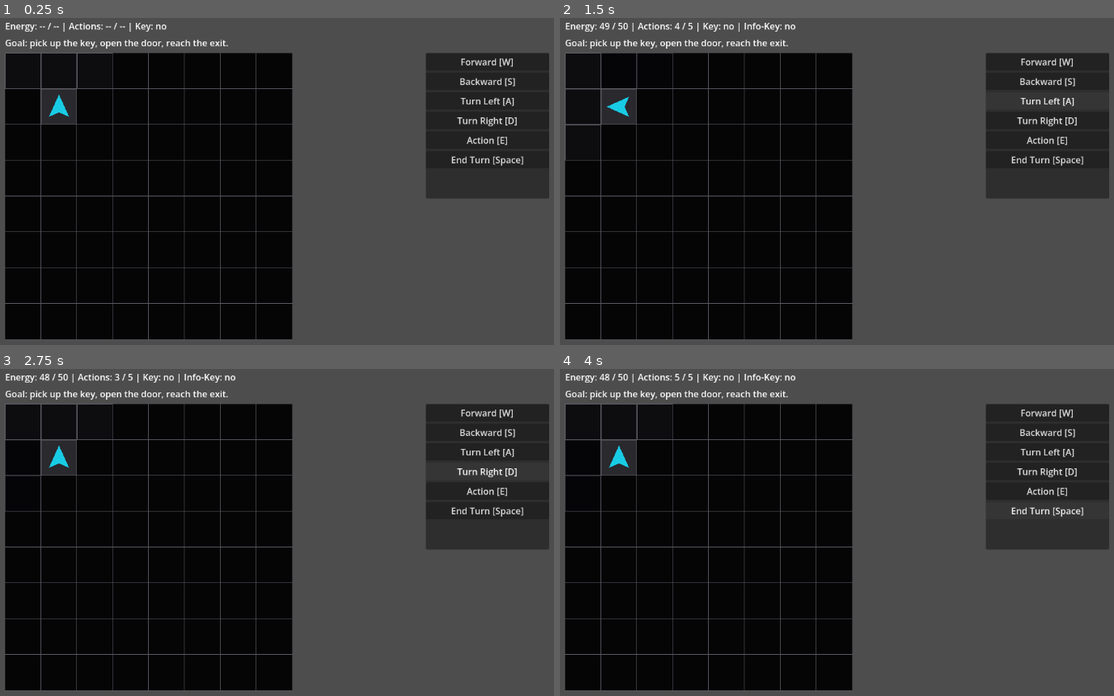
Above: before the commit, frames 1-4 (two rows, left to right).
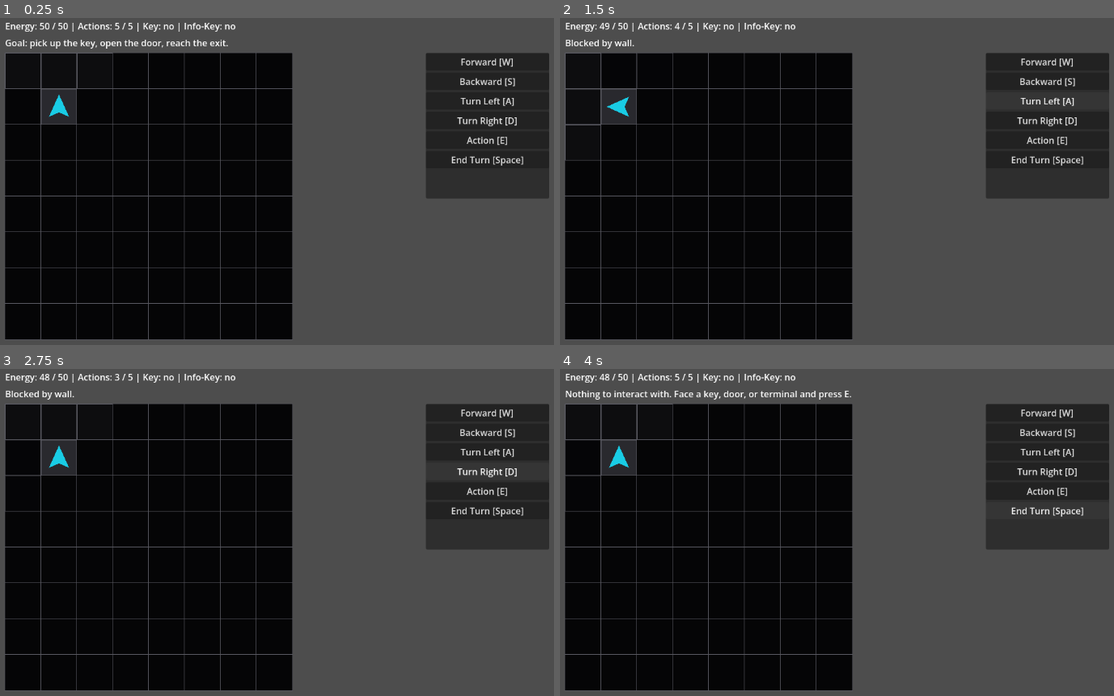
Above: after the commit, the same moments.

Repository: JUSTConnect/bibop
Game: Godot game, scene res://scenes/main.tscn
Two runs of this game, one before a commit and one after it. Both use one fixed random seed, a clock stepped at 60 frames per second and the inputs below.
Inputs:
- Up to frame 1 (0.25 s): no input
- Up to frame 2 (1.5 s): click "Forward [W]" at 0.5 s; click "Turn Left [A]" at 1.25 s
- Up to frame 3 (2.75 s): click "Turn Right [D]" at 2 s
- Up to frame 4 (4 s): click "Action [E]" at 2.75 s; click "End Turn [Space]" at 3.5 s

The runs differ from the first frame. In frame 1, 0.4% of the frame differs, in the area x 7-43%, y 1-5%; in frame 2, 0.4%; in frame 3, 0.4%; in frame 4, 0.6%, in the area x 1-53%, y 6-10%.
Error before the commit: Invalid access to property or key 'pressed' on a base object of type 'null instance'. (res://scripts/ui/game_ui.gd:51)

Commit message:
Update BoxScreen.tscn

Diff:
--- a/scenes/UI/BoxScreen.tscn
+++ b/scenes/UI/BoxScreen.tscn
@@ -24,17 +24,17 @@
 layout_mode = 2
 text = "Found module: --"
 
-[node name="VBoxContainer" type="VBoxContainer" parent="PanelContainer/VBoxContainer" unique_id=967118503]
+[node name="ButtonRow" type="VBoxContainer" parent="PanelContainer/VBoxContainer" unique_id=967118503]
 layout_mode = 2
 
-[node name="StartMissionButton" type="Button" parent="PanelContainer/VBoxContainer/VBoxContainer" unique_id=996787262]
+[node name="StartMissionButton" type="Button" parent="PanelContainer/VBoxContainer/ButtonRow" unique_id=996787262]
 layout_mode = 2
 text = "Start Mission"
 
-[node name="ChargeButton" type="Button" parent="PanelContainer/VBoxContainer/VBoxContainer" unique_id=534904530]
+[node name="ChargeButton" type="Button" parent="PanelContainer/VBoxContainer/ButtonRow" unique_id=534904530]
 layout_mode = 2
 text = "Charge Bipob"
 
-[node name="InstallModuleButton" type="Button" parent="PanelContainer/VBoxContainer/VBoxContainer" unique_id=115772681]
+[node name="InstallModuleButton" type="Button" parent="PanelContainer/VBoxContainer/ButtonRow" unique_id=115772681]
 layout_mode = 2
 text = "Install Module"
